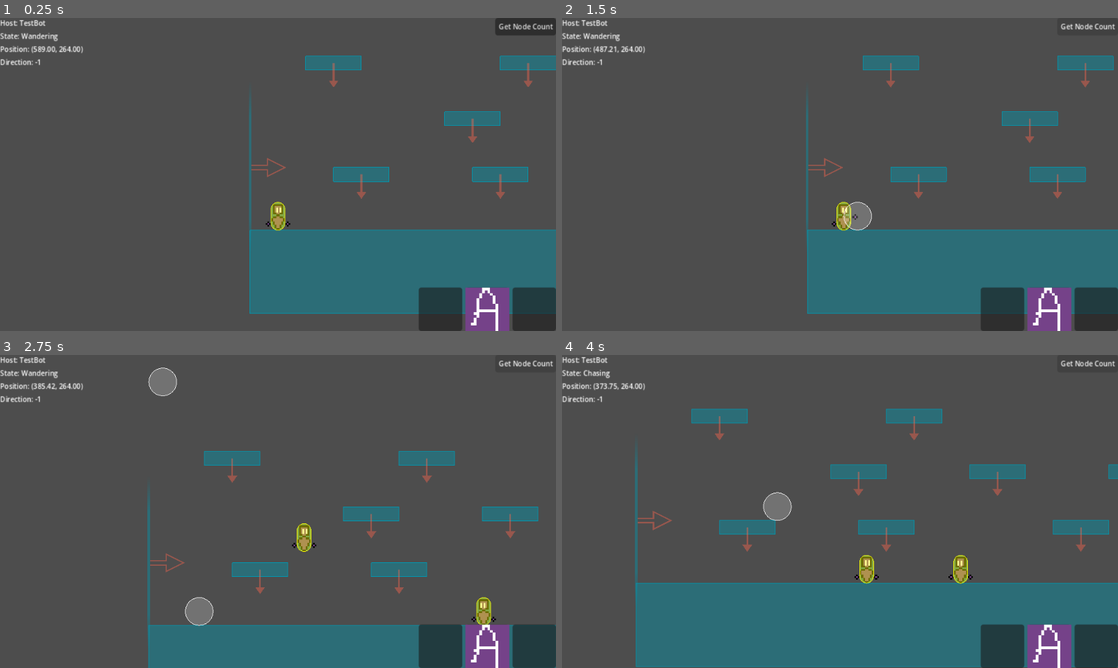
Above: before the commit, frames 1-4 (two rows, left to right).
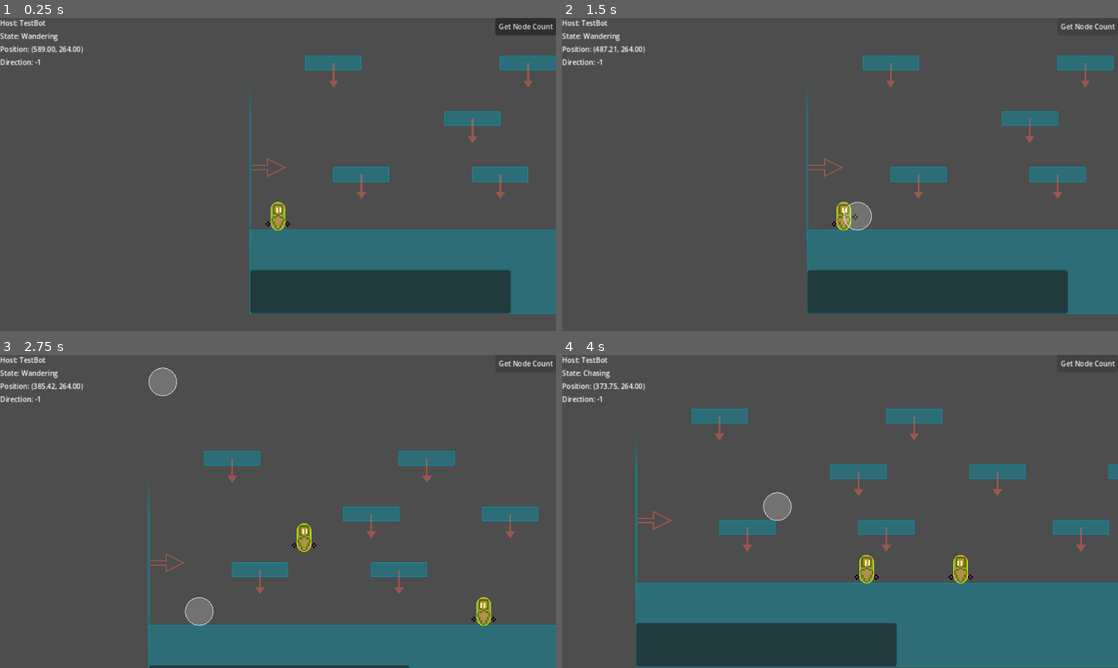
Above: after the commit, the same moments.

Repository: paruparo-dev/dreams-and-nightmares
Game: Godot game, scene res://src/core/Game.tscn
The game is run twice, just before and just after one commit, with the same random seed, the same clock (stepped at 60 frames per second) and the same inputs.
Inputs:
- Up to frame 1 (0.25 s): no input
- Up to frame 2 (1.5 s): click "Get Node Count" at 0.5 s; hold D (MoveRight) from 1.28 s (still down); tap J (Attack) at 1.35 s
- Up to frame 3 (2.75 s): keep holding D (MoveRight); tap Space (Jump) at 1.52, 2.27 s; tap S (LookDown) at 2.1 s
- Up to frame 4 (4 s): release D (MoveRight) at 2.78 s; hold A (MoveLeft) 2.78-3.53 s; tap J (Attack) at 2.85 s; hold D (MoveRight) from 3.53 s (still down); tap S (LookDown) at 3.6 s; tap Space (Jump) at 3.77 s

The runs differ from the first frame. In frame 1, 7.9% of the frame differs, in the area x 45-100%, y 80-100%; in frame 2, 7.9%; in frame 3, 3.7%; in frame 4, 9.9%, in the area x 13-100%, y 85-100%.
Error after the commit: Parse Error: Identifier "Chat" not declared in the current scope. (res://src/ui/ChatHUD.gd:10)

Commit message:
feat: add Chat system with ChatHUD and messaging functionality
- created `ChatHUD` UI component and added it to `HUDLayer` in `Game.tscn`
- implemented `Chat.gd` global script for managing and broadcasting messages
- connected `Chat.message_sent` signal to `ChatHUD` for message display
- ensured message auto-clear behavior in `ChatHUD` after reaching character limit

Diff:
--- a/src/core/Game.tscn
+++ b/src/core/Game.tscn
@@ -7,6 +7,7 @@
 [ext_resource type="PackedScene" uid="uid://b36jvduu53yjt" path="res://src/characters/TestBot.tscn" id="4_shdmu"]
 [ext_resource type="Script" uid="uid://ccqkjjnf88krb" path="res://src/debug/DataDisplay.gd" id="5_ng5f3"]
 [ext_resource type="Script" uid="uid://ml0bqm0fcd8p" path="res://src/debug/GetNodeCount.gd" id="6_60e0f"]
+[ext_resource type="Script" uid="uid://b0hw3je2ent0q" path="res://src/ui/ChatHUD.gd" id="7_jtjdo"]
 
 [sub_resource type="WorldBoundaryShape2D" id="WorldBoundaryShape2D_b5xfj"]
 normal = Vector2(1, 0)
@@ -157,8 +158,10 @@
 anchor_bottom = 1.0
 grow_horizontal = 2
 grow_vertical = 2
-
-[node name="SkillsHud" type="HBoxContainer" parent="HudLayer/HudRoot" unique_id=981485768]
+mouse_filter = 2
+metadata/_edit_lock_ = true
+
+[node name="SkillsHUD" type="HBoxContainer" parent="HUDLayer/HUDRoot" unique_id=981485768]
 custom_minimum_size = Vector2(150, 50)
 layout_mode = 1
 anchors_preset = 3
@@ -172,6 +175,24 @@
 grow_vertical = 0
 alignment = 1
 script = ExtResource("4_ng5f3")
+
+[node name="ChatHUD" type="PanelContainer" parent="HUDLayer/HUDRoot" unique_id=825102424]
+custom_minimum_size = Vector2(300, 50)
+layout_mode = 1
+anchors_preset = 2
+anchor_top = 1.0
+anchor_bottom = 1.0
+offset_top = -40.0
+offset_right = 40.0
+grow_vertical = 0
+script = ExtResource("7_jtjdo")
+
+[node name="RichTextLabel" type="RichTextLabel" parent="HUDLayer/HUDRoot/ChatHUD" unique_id=1045040378]
+layout_mode = 2
+theme_override_font_sizes/normal_font_size = 8
+text = "ChatHUD"
+scroll_following = true
+vertical_alignment = 2
 
 [node name="DebugLayer" type="CanvasLayer" parent="." unique_id=1726157921]
 layer = 1000
--- /dev/null
+++ b/src/core/globals/Chat.gd
@@ -0,0 +1,16 @@
+extends Node
+
+
+signal message_sent(message: String)
+
+
+func send(message: Variant, source: Variant) -> void:
+	var msg : String = "%s>>>%s" % [str(source), str(message)]
+
+	message_sent.emit(msg)
+
+
+func announce(message: Variant) -> void:
+	var msg : String = str(message)
+
+	message_sent.emit(msg)
--- /dev/null
+++ b/src/ui/ChatHUD.gd
@@ -0,0 +1,20 @@
+extends PanelContainer
+
+class_name ChatHUD
+
+
+@onready var rich_text : RichTextLabel = $RichTextLabel
+
+
+func _ready() -> void:
+	Chat.message_sent.connect(_on_message_sent)
+
+	rich_text.clear()
+
+
+func _on_message_sent(message: String) -> void:
+	if rich_text.text.length() >= 500:
+		rich_text.clear()
+
+	rich_text.append_text(message)
+	rich_text.newline()
Not shown, added: src/core/globals/Chat.gd.uid
Not shown, added: src/ui/ChatHUD.gd.uid
